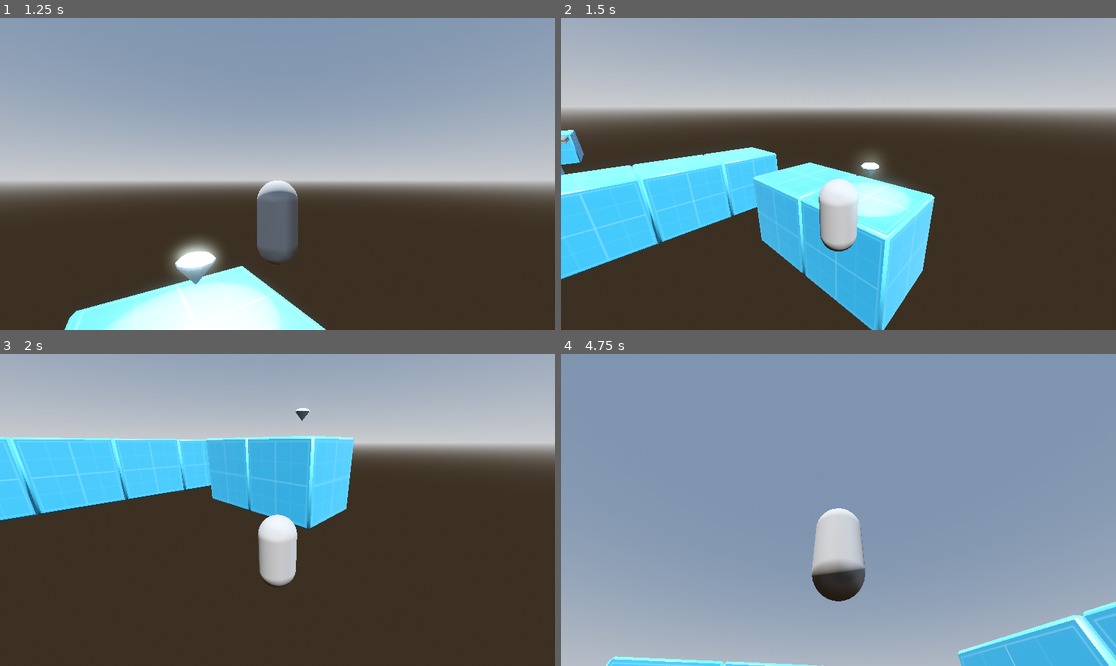
Above: before the commit, frames 1-4 (two rows, left to right).
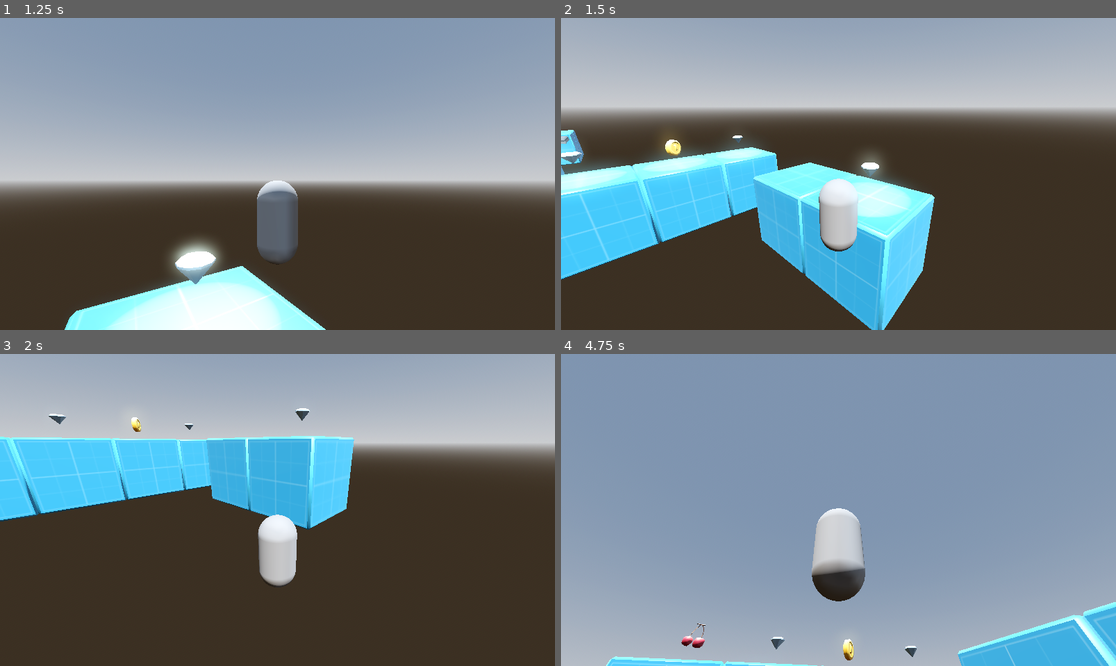
Above: after the commit, the same moments.

Repository: AbsoluteZer0527/My-first-3D-Godot-game
Game: Godot game, scene res://Scenes/game_scene.tscn
Same seed, same stepped clock (60 frames per second), same inputs: the game is played once before the commit and once after it.
Inputs (mouse positions are in pixels of both pictures, inside the frame that each line leads up to):
- Up to frame 1 (1.25 s): tap Enter (ui_accept) at 0.5, 0.77 s; move the mouse to (305, 174) at 0.52 s; hold W (forward) from 0.53 s (still down); tap Tab at 0.6 s
- Up to frame 2 (1.5 s): move the mouse to (727, 189) at 1.27 s; release W (forward) at 1.28 s; hold S (backward) from 1.28 s (still down); tap Tab at 1.35 s
- Up to frame 3 (2 s): keep holding S (backward); tap Enter (ui_accept) at 1.52 s
- Up to frame 4 (4.75 s): move the mouse to (849, 503) at 2.02 s; release S (backward) at 2.03 s; hold W (forward) 2.03-4.28 s; tap Tab every 0.75 s from 2.1 to 4.35 s; tap Enter (ui_accept) at 2.75, 3.02, 3.77, 4.25, 4.52 s; move the mouse to (810, 572) at 2.77 s; move the mouse to (877, 513) at 3.52 s; move the mouse to (672, 463) at 4.27 s; hold A (left) from 4.28 s (still down)

Frame 1 is identical in both runs. In frame 2, 1.8% of the frame differs, in the area x 0-37%, y 37-56%; in frame 3, 0.1%; in frame 4, 0.3%.

Commit message:
Make Collectable into a separate scene, generate model based on according types

Diff:
--- /dev/null
+++ b/First-3D/new-game-project/Scenes/collectable.tscn
@@ -0,0 +1,19 @@
+[gd_scene load_steps=5 format=3 uid="uid://bq8nqbvvr22t6"]
+
+[ext_resource type="Script" uid="uid://b7oegb4e7g3l8" path="res://Scripts/collectable.gd" id="1_licok"]
+[ext_resource type="PackedScene" uid="uid://br17ail37sgxr" path="res://Assets/Models/collectible_diamond.glb" id="2_me652"]
+[ext_resource type="PackedScene" uid="uid://dsmcmpt4r4o06" path="res://Assets/Models/collectible_coin.gltf" id="3_govy6"]
+[ext_resource type="PackedScene" uid="uid://bdbdii6wxtrcx" path="res://Assets/Models/collectible_cherry.glb" id="4_v8770"]
+
+[node name="Collectable" type="Area3D"]
+script = ExtResource("1_licok")
+diamond_model = ExtResource("2_me652")
+coin_model = ExtResource("3_govy6")
+cherry_model = ExtResource("4_v8770")
+
+[node name="SpotLight3D" type="SpotLight3D" parent="."]
+transform = Transform3D(1, 0, 0, 0, -4.371139e-08, 1, 0, -1, -4.371139e-08, 0, 2, -8.742278e-08)
+light_color = Color(1, 0.992, 0.76, 1)
+light_energy = 11.085
+spot_angle = 28.982523
+spot_angle_attenuation = 0.10511216
--- a/First-3D/new-game-project/Scenes/game_scene.tscn
+++ b/First-3D/new-game-project/Scenes/game_scene.tscn
@@ -6,8 +6,7 @@
 [ext_resource type="Script" uid="uid://klep18oa8dh7" path="res://Scripts/game_manager.gd" id="4_fiftr"]
 [ext_resource type="Script" uid="uid://shp4psbqq4fv" path="res://Scripts/jump_pad.gd" id="5_rgj8m"]
 [ext_resource type="PackedScene" uid="uid://dtpoxg8oswypy" path="res://Assets/Models/Primitive_Floor.gltf" id="6_2fmhe"]
-[ext_resource type="PackedScene" uid="uid://br17ail37sgxr" path="res://Assets/Models/collectible_diamond.glb" id="7_2fmhe"]
-[ext_resource type="Script" uid="uid://b7oegb4e7g3l8" path="res://Scripts/collectable.gd" id="7_7iton"]
+[ext_resource type="PackedScene" uid="uid://bq8nqbvvr22t6" path="res://Scenes/collectable.tscn" id="7_2fmhe"]
 
 [sub_resource type="ProceduralSkyMaterial" id="ProceduralSkyMaterial_oqyrl"]
 sky_horizon_color = Color(0.66224277, 0.6717428, 0.6867428, 1)
@@ -283,18 +282,24 @@
 process_material = SubResource("ParticleProcessMaterial_7iton")
 draw_pass_1 = SubResource("BoxMesh_5dgvu")
 
-[node name="Collectable" type="Area3D" parent="."]
-transform = Transform3D(1, 0, 0, 0, 1, 0, 0, 0, 1, 0, 5, 0)
-script = ExtResource("7_7iton")
-
-[node name="collectible_diamond" parent="Collectable" instance=ExtResource("7_2fmhe")]
-
-[node name="SpotLight3D" type="SpotLight3D" parent="Collectable"]
-transform = Transform3D(1, 0, 0, 0, -4.371139e-08, 1, 0, -1, -4.371139e-08, 0, 2, -8.742278e-08)
-light_color = Color(1, 0.992, 0.76, 1)
-light_energy = 11.085
-spot_angle = 28.982523
-spot_angle_attenuation = 0.10511216
+[node name="Collectibles" type="Node3D" parent="."]
+transform = Transform3D(1, 0, 0, 0, 1, 0, 0, 0, 1, 0, 5, 12)
+
+[node name="Collectible2" parent="Collectibles" instance=ExtResource("7_2fmhe")]
+
+[node name="Collectible3" parent="Collectibles" instance=ExtResource("7_2fmhe")]
+transform = Transform3D(1, 0, 0, 0, 1, 0, 0, 0, 1, 4, 0, 0)
+type = 1
+
+[node name="Collectible4" parent="Collectibles" instance=ExtResource("7_2fmhe")]
+transform = Transform3D(1, 0, 0, 0, 1, 0, 0, 0, 1, 8, 0, 0)
+
+[node name="Collectible5" parent="Collectibles" instance=ExtResource("7_2fmhe")]
+transform = Transform3D(1, 0, 0, 0, 1, 0, 0, 0, 1, 12, 0, 0)
+type = 2
+
+[node name="Collectible6" parent="Collectibles" instance=ExtResource("7_2fmhe")]
+transform = Transform3D(1, 0, 0, 0, 1, 0, 0, 0, 1, 0, 0, -12)
 
 [connection signal="body_entered" from="DeathZone" to="GameManager" method="respawn_player"]
 [connection signal="body_entered" from="JumpPad" to="JumpPad" method="_on_body_entered"]
--- a/First-3D/new-game-project/Scripts/collectable.gd
+++ b/First-3D/new-game-project/Scripts/collectable.gd
@@ -1,7 +1,14 @@
 extends Area3D
 
+enum CollectibleType {DIAMOND, COIN, CHERRY}
+@export var type: CollectibleType
+
+@export var diamond_model: PackedScene
+@export var coin_model: PackedScene
+@export var cherry_model: PackedScene
+
+
 @export var rotation_speed: float = 0.5
-
 @export var floating_speed: float = 0.01
 @export var floating_magnitude: float = 0.05
 var original_y: float
@@ -10,7 +17,19 @@
 func _ready() -> void:
 	original_y = position.y
 
+	var model: PackedScene
+	match type:
+		CollectibleType.DIAMOND:
+			model = diamond_model
+		CollectibleType.COIN:
+			model = coin_model
+		CollectibleType.CHERRY:
+			model = cherry_model
+		_:
+			printerr("Invalid Type!")
 
+	var node = model.instantiate()
+	add_child(node)
 # Called every frame. 'delta' is the elapsed time since the previous frame.
 func _process(delta: float) -> void:
 	rotation.y += rotation_speed* delta
Not shown: 1 places in First-3D/new-game-project/Scenes/game_scene.tscn that only renumber resources
